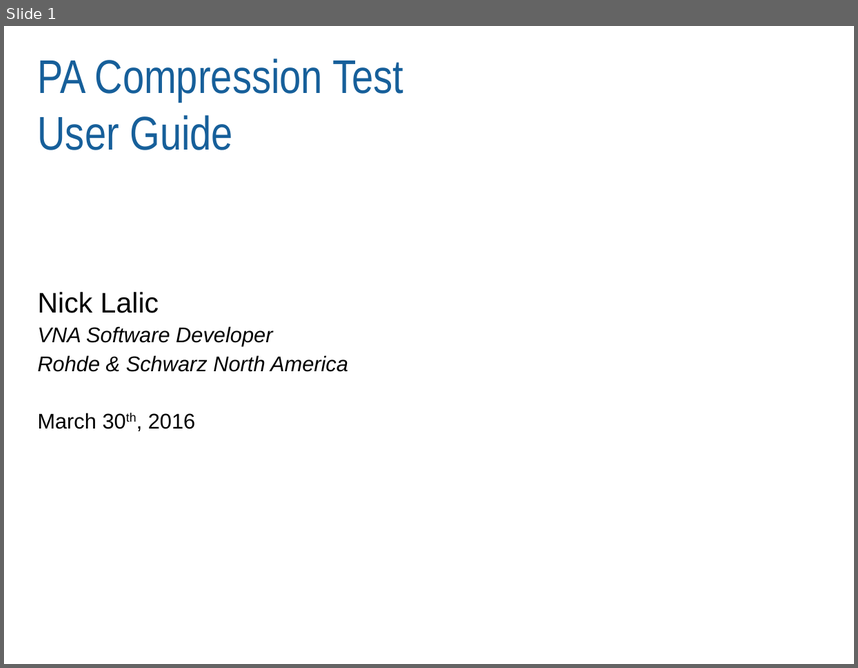
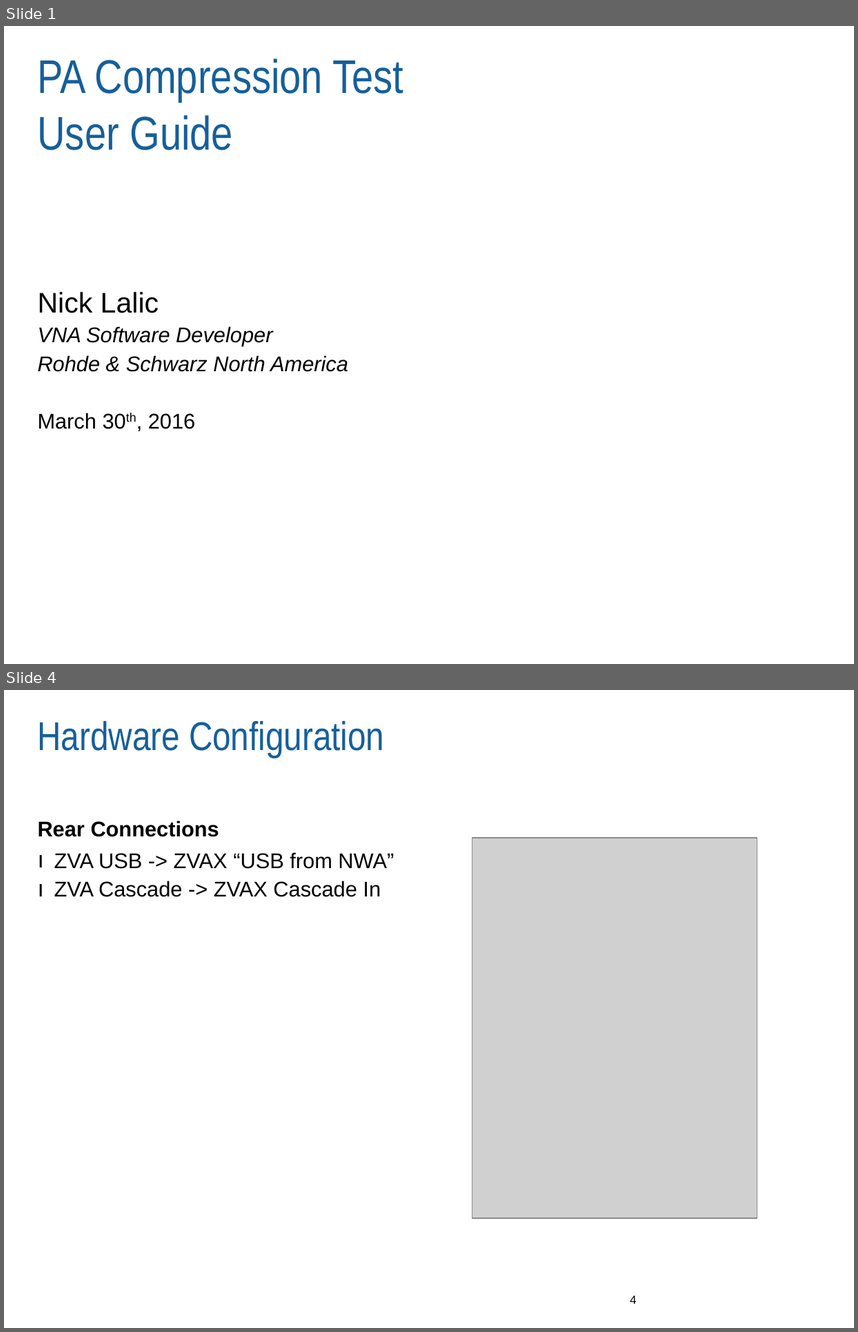
Before and after one commit to Terrabits/PACompressionTest, a slide deck: Documentation/User manual/MACOM RI Pulsed RF Application Note.pptx. Shown one above the other, each under a label of ours: slide 1 before the commit, slides 1 and 4 after it; the slides between them are not shown. The pictures are 858x668 and 858x1332 pixels, drawn with LibreOffice and Linux fonts; fonts in the diff are those of the drawing; grey boxes stand for pictures; background and template pictures are left out. Boxes give left, top, right and bottom in pixels: in the first picture for what was removed or moved away, otherwise in the second. Text is boxed around its words. In the diff, an @@ line names an element or a change of style, - is before the commit and + after.

```diff
--- a/Documentation/User manual/MACOM RI Pulsed RF Application Note.pptx
+++ b/Documentation/User manual/MACOM RI Pulsed RF Application Note.pptx
@@ slide 4 added at <box>4,690,854,1328</box>, background #FFFFFF @@
@@ title added at <box>38,721,384,758</box>, 34 pt, text #165F9A @@
+Hardware Configuration
@@ text added at <box>38,820,219,837</box>, 18 pt, text #000000, bold @@
+Rear Connections
@@ text added at <box>54,852,394,897</box>, 18 pt, text #000000 @@
+ı ZVA USB -> ZVAX “USB from NWA”
+ı ZVA Cascade -> ZVAX Cascade In
@@ picture added at <box>472,838,756,1218</box> @@
@@ page number added at <box>630,1295,637,1303</box>, 10 pt, text #000000 @@
+4
```
Also in this commit, not shown: 3 slides changed, 16 other slides added, 1 slide removed, 9 other files.
